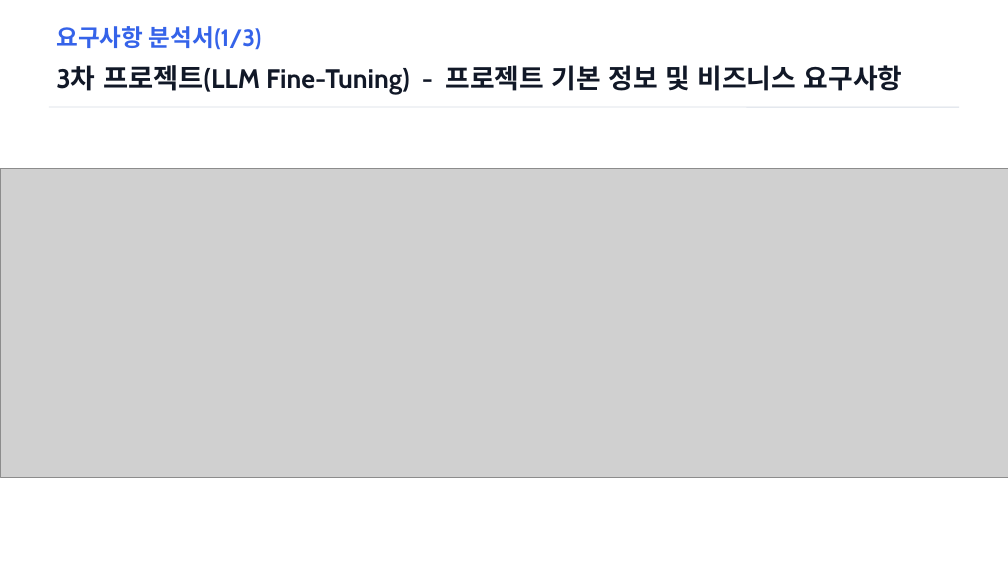
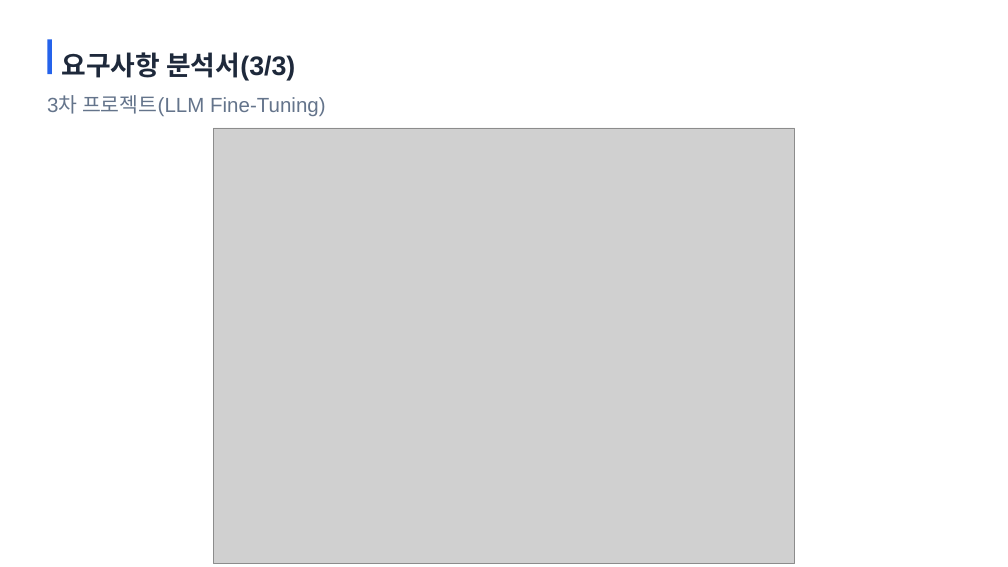
Before and after one commit to ahnjh97/JeongHyunAhn-AI-Project, a slide deck: slide 16 of 1. 프로젝트 수행 결과서.pptx (slide 14 before the commit). Drawn at 1008x567 pixels with LibreOffice and Linux fonts; fonts in the diff are those of the drawing; grey boxes stand for pictures; background and template pictures are left out. Boxes give left, top, right and bottom in pixels: in the first picture for what was removed or moved away, otherwise in the second. Text is boxed around its words. In the diff, an @@ line names an element or a change of style, - is before the commit and + after.

```diff
--- a/1. 프로젝트 수행 결과서.pptx
+++ b/1. 프로젝트 수행 결과서.pptx
@@ rectangle added at bbox=[47, 39, 51, 74], fill #2563EB @@
@@ text at bbox=[61, 52, 295, 81]: text changed; size 22.5 to 25.5 pt; font Cabin to Arial; text colour #3563E9 to #1E293B @@
-요구사항 분석서(1/3)
+요구사항 분석서(3/3)
@@ text at bbox=[47, 95, 325, 116]: text changed; size 25.5 to 19.5 pt; font Cabin to Arial; text colour #111827 to #64748B; bold off @@
-3차 프로젝트(LLM Fine-Tuning) - 프로젝트 기본 정보 및 비즈니스 요구사항
+3차 프로젝트(LLM Fine-Tuning)
@@ line removed from (49, 107) to (960, 107) @@
@@ picture added at bbox=[213, 128, 795, 563] @@
@@ picture removed at bbox=[0, 168, 1008, 477] @@
```
Also in this commit, not shown: 26 other slides changed, 8 slides added, 10 slides removed.
